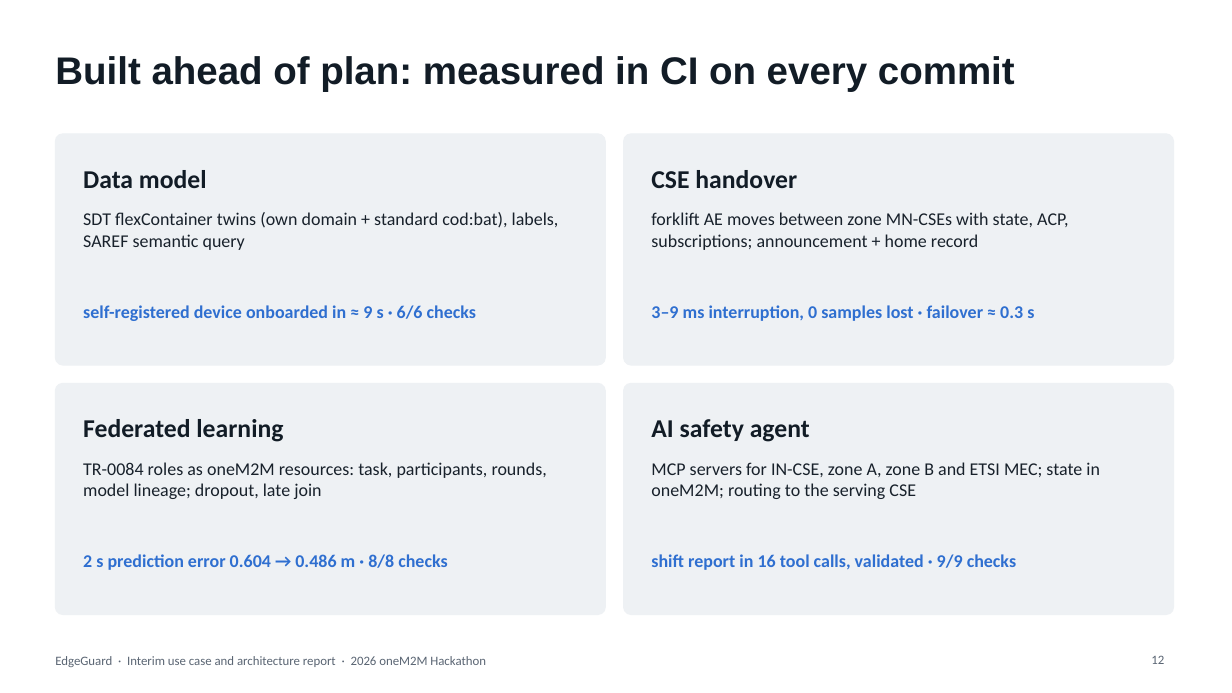
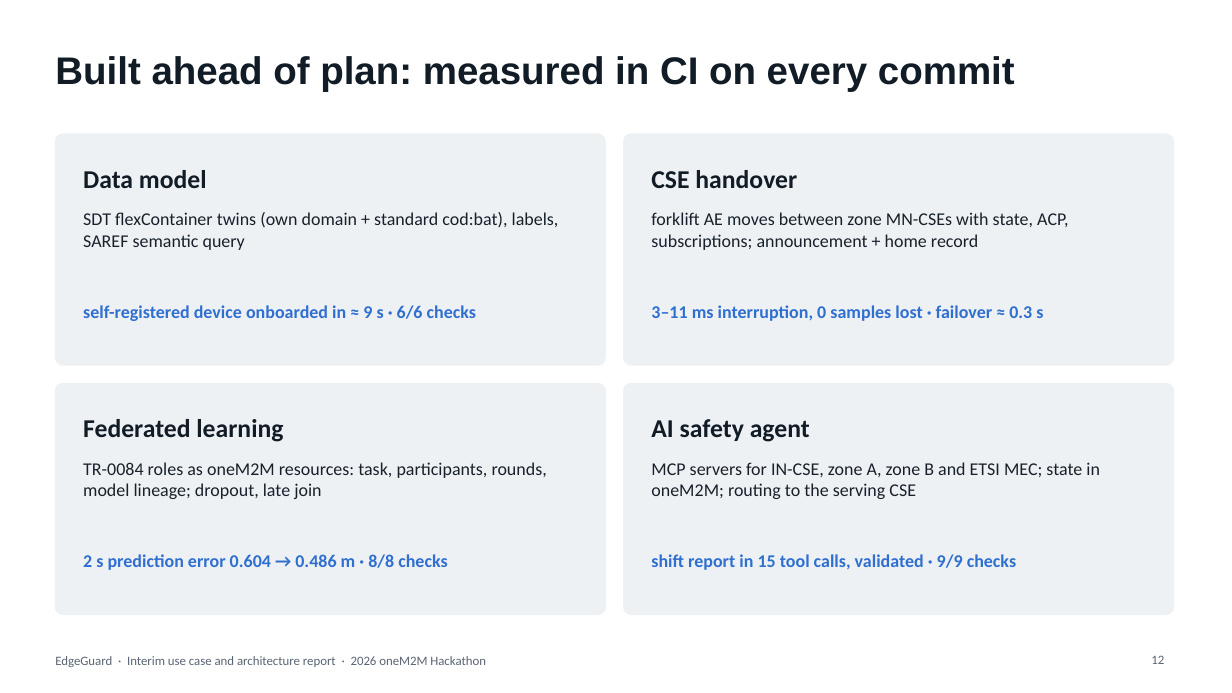
Before and after one commit to ljw22112/Edgeguard, a slide deck: slide 12 of docs/submissions/EdgeGuard_Interim_Report.pptx. Drawn at 1232x693 pixels with LibreOffice and Linux fonts; fonts in the diff are those of the drawing. Boxes give left, top, right and bottom in pixels: in the first picture for what was removed or moved away, otherwise in the second. Text is boxed around its words. In the diff, an @@ line names an element or a change of style, - is before the commit and + after.

```diff
--- a/docs/submissions/EdgeGuard_Interim_Report.pptx
+++ b/docs/submissions/EdgeGuard_Interim_Report.pptx
@@ text at (651, 305, 1043, 321): text changed @@
-3–9 ms interruption, 0 samples lost · failover ≈ 0.3 s
+3–11 ms interruption, 0 samples lost · failover ≈ 0.3 s
@@ text at (651, 554, 1016, 570): text changed @@
-shift report in 16 tool calls, validated · 9/9 checks
+shift report in 15 tool calls, validated · 9/9 checks
```
Also in this commit, not shown: 3 other slides changed, 15 other files.
